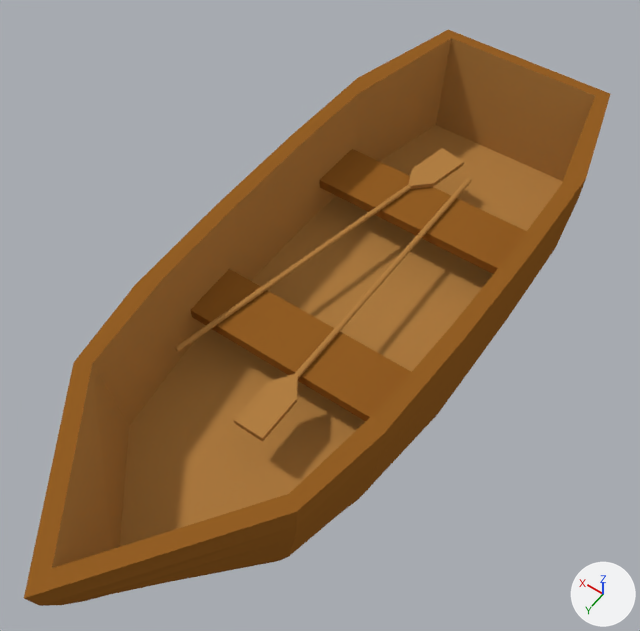
One commit to the Blender file Content/New 3D Models/wooden_boat.blend: the scene before it, then after it.
Before and after are seen from a camera (50 mm lens) standing at (-2.19, 3.22, 5.63) and looking at (0.06, 0.07, 0.67). The lights are fixed; the arrows at lower right show +X, +Y and +Z.

Before the edit, the objects in view are built like this:
```python
me_cube_001 = bpy.data.meshes.new('Cube.001')
me_cube_001.from_pydata(...)  # 138 vertices, 134 faces; spans x -1.33..1.33, y -1.05..1.05, z -1.0..1.0
# faces by material slot: [26, 108]
me_cube_001.materials.append(mat_material_001)  # orange #b68346
me_cube_001.materials.append(mat_material_002)  # brown #966026
me_cylinder = bpy.data.meshes.new('Cylinder')
me_cylinder.from_pydata(...)  # 32 vertices, 38 faces; spans x -5.17..5.22, y -1.16..1.09, z -1.39..1.0
me_cylinder.materials.append(mat_material_001)  # orange #b68346
me_cylinder_001 = bpy.data.meshes.new('Cylinder.001')
me_cylinder_001.from_pydata(...)  # 32 vertices, 38 faces; spans x -5.17..5.22, y -1.16..1.09, z -1.39..1.0
me_cylinder_001.materials.append(mat_material_001)  # orange #b68346
ob_cube = bpy.data.objects.new('Cube', me_cube_001)
ob_cube.location = (-0.001, 0.0, 0.679)
ob_cube.scale = (0.767, 2.63, 0.494)
ob_cylinder = bpy.data.objects.new('Cylinder', me_cylinder)
ob_cylinder.location = (-0.121, -0.538, 0.699)
ob_cylinder.rotation_euler = (1.571, 0.0, 0.0)  # degrees (90, 0, 0)
ob_cylinder.scale = (0.0225, 0.0165, 1.19)
ob_cylinder_001 = bpy.data.objects.new('Cylinder.001', me_cylinder_001)
ob_cylinder_001.location = (0.446, -0.267, 0.699)
ob_cylinder_001.rotation_euler = (1.571, 0.0, -3.336)  # degrees (90, 0, -191)
ob_cylinder_001.scale = (0.0225, 0.0165, 1.19)
```
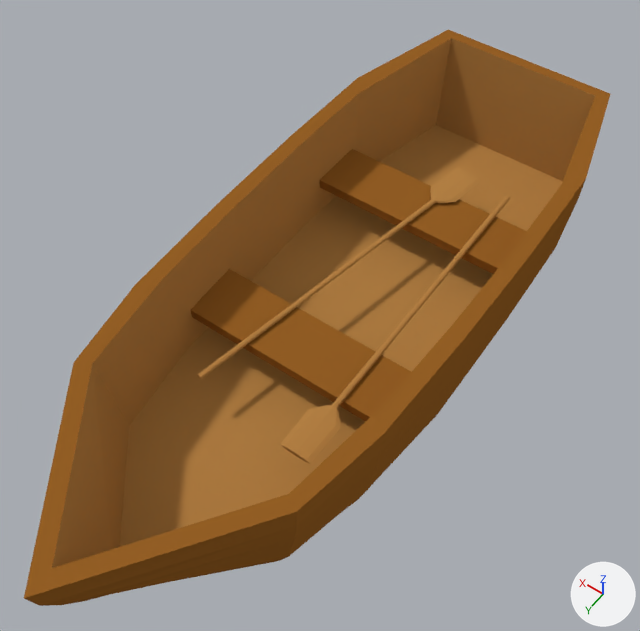
Commit message: wooden boat model fix

Pixel boxes (x1, y1, x2, y2) of what changed, in the pictures (640 x 631 px):
'Cylinder', deleted
    before: (234, 178, 472, 441)
'Cylinder.002', added
    after: (280, 196, 510, 464)
'Cylinder.001', deleted
    before: (175, 148, 464, 352)
'Cylinder.000', added
    after: (197, 167, 480, 379)

What changed in the scene script:
```text
Add me_cylinder_002:
    me_cylinder_002.from_pydata(...)  # 42 vertices, 48 faces; spans x -5.61..5.61, y -1.0..1.0, z -1.36..1.0
    me_cylinder_002.materials.append(mat_material_001)  # orange #b68346
Remove ob_cylinder_001:
    ob_cylinder_001 = bpy.data.objects.new('Cylinder.001', me_cylinder_001)
    ob_cylinder_001.location = (0.446, -0.267, 0.699)
    ob_cylinder_001.rotation_euler = (1.571, 0.0, -3.336)  # degrees (90, 0, -191)
    ob_cylinder_001.scale = (0.0225, 0.0165, 1.19)
Remove ob_cylinder:
    ob_cylinder = bpy.data.objects.new('Cylinder', me_cylinder)
    ob_cylinder.location = (-0.121, -0.538, 0.699)
    ob_cylinder.rotation_euler = (1.571, 0.0, 0.0)  # degrees (90, 0, 0)
    ob_cylinder.scale = (0.0225, 0.0165, 1.19)
Add ob_cylinder_002:
    ob_cylinder_002 = bpy.data.objects.new('Cylinder.002', me_cylinder_002)
    ob_cylinder_002.location = (-0.466, -0.538, 0.699)
    ob_cylinder_002.rotation_euler = (1.571, 0.0, 0.0)  # degrees (90, 0, 0)
    ob_cylinder_002.scale = (0.0225, 0.0165, 1.19)
Add ob_cylinder_000:
    ob_cylinder_000 = bpy.data.objects.new('Cylinder.000', me_cylinder_002.copy())
    ob_cylinder_000.location = (0.195, -0.189, 0.699)
    ob_cylinder_000.rotation_euler = (1.571, 0.0, 2.965)  # degrees (90, 0, 170)
    ob_cylinder_000.scale = (0.0225, 0.0165, 1.19)
```
